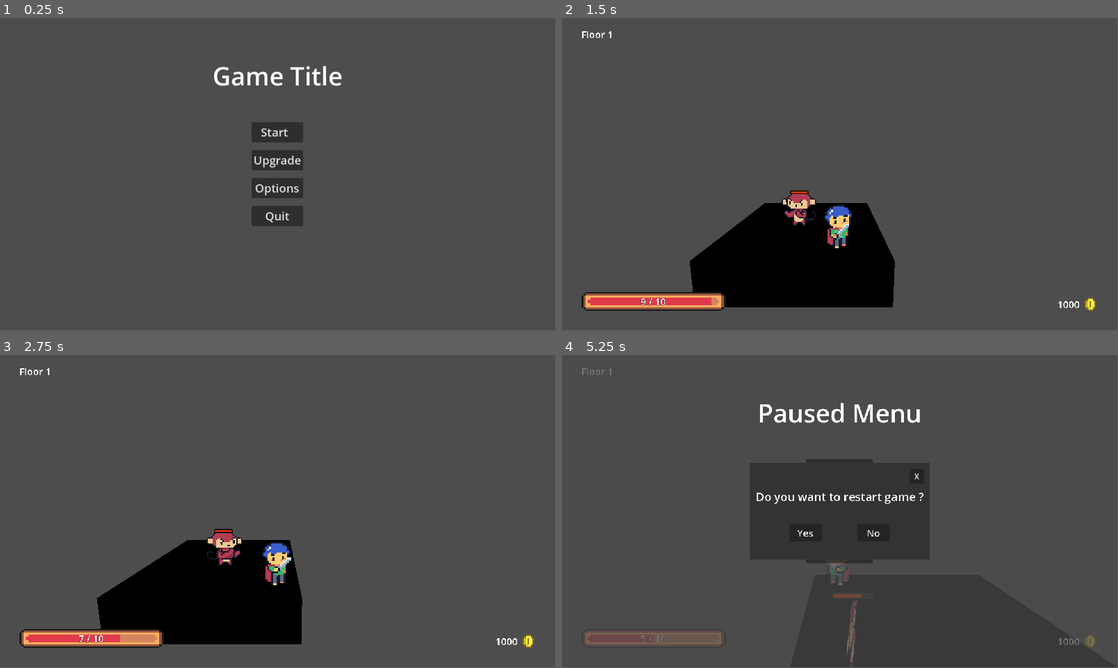
Above: before the commit, frames 1-4 (two rows, left to right).
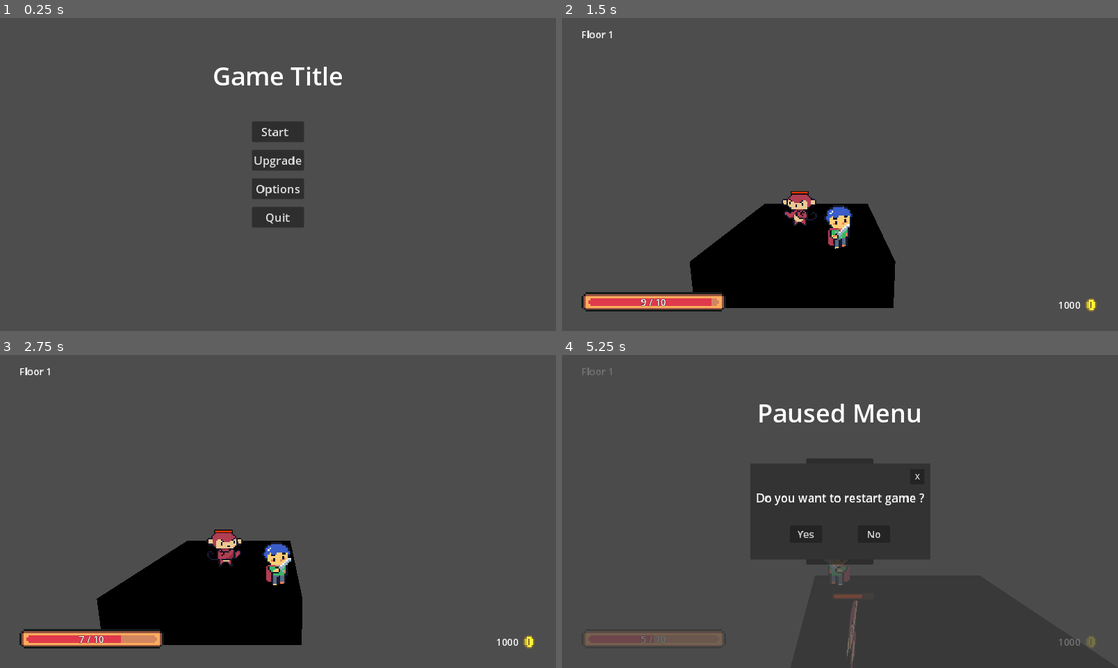
Above: after the commit, the same moments.

Repository: ArtMuchimuchi/FinalProject
Game: Godot game, scene res://user_interface/menu/main_menu/main_menu.tscn
The game is run twice, just before and just after one commit, with the same random seed, the same clock (stepped at 60 frames per second) and the same inputs. The project has no main scene, so this scene is started directly. The engine's default icon, where the game draws it, is replaced by a stand-in: a white triangle on a blue panel in a dark square. Sound files missing from this copy of the repository are replaced by a short silence.
Inputs (mouse positions are in pixels of both pictures, inside the frame that each line leads up to):
- Up to frame 1 (0.25 s): no input
- Up to frame 2 (1.5 s): click "Start" at 0.5 s; move the mouse to (962, 158) at 1.27 s; hold Right (move_right) from 1.28 s (still down); tap Shift (dash) at 1.35 s; click (962, 158) at 1.42 s
- Up to frame 3 (2.75 s): move the mouse to (166, 527) at 2.02 s; release Right (move_right) at 2.03 s; hold Down (move_back) from 2.03 s (still down); tap Z (melee_attack) at 2.1 s
- Up to frame 4 (5.25 s): move the mouse to (895, 442) at 2.77 s; release Down (move_back) at 2.78 s; hold Right (move_right) 2.78-3.53 s; tap X (range_attack) at 2.85 s; move the mouse to (812, 574) at 3.52 s; hold Up (move_forward) 3.53-4.28 s; tap Shift (dash) at 3.6 s; click (812, 574) at 3.67 s; move the mouse to (1006, 558) at 4.27 s; hold Left (move_left) 4.28-5 s; tap Z (melee_attack) at 4.35 s; tap Escape (pause) at 4.9 s; click "Restart" at 5 s
In our replay, the window is 799x449 before the commit and 800x450 after it. These sizes can differ from the game's own. Grey fills any space a smaller window leaves; there, only what the larger window draws over its background counts as a difference.

The runs differ from the first frame. In frame 1, 0.7% of the frame differs, in the area x 38-62%, y 15-67%; in frame 2, 0.9%; in frame 3, 0.9%; in frame 4, 1.3%, in the area x 3-96%, y 4-100%.

Commit message:
Add reward manager
- Add reward manager script for manage exp gain and level up so that player can select buff
- Add reward manager to autoload and change window to stretch keep width (expand game screen properly)

Diff:
--- a/project.godot
+++ b/project.godot
@@ -23,6 +23,12 @@
 DictionaryKey="*res://utils/constant/dictionary_key.gd"
 SoundEffectManager="*res://utils/sound_manager/sound_effect_manager/sound_effect_manager.gd"
 BackgroundMusicManager="*res://utils/sound_manager/background_music_manager/background_music_manager.tscn"
+RewardManager="*res://utils/reward_manager/reward_manager.gd"
+
+[display]
+
+window/stretch/mode="canvas_items"
+window/stretch/aspect="keep_width"
 
 [dotnet]
 
--- /dev/null
+++ b/utils/reward_manager/reward_manager.gd
@@ -0,0 +1,72 @@
+extends Node
+
+# Exp reward
+var currentLevel : int = 0
+var currentEXP : int = 0
+var roomNode : Node
+var isRewarding : bool = false
+var rewardStack : int = 0
+var nextLevelEXP : int
+# Coin reward
+var currentCoin : int
+
+signal expIncreased(currentEXP : int ,nextLevelExp : int ,currentLevel : int)
+
+func setRoomNode(currentRoomNode : Node):
+	roomNode = currentRoomNode
+
+
+func increaseExp(expAmount:int):
+	currentEXP += expAmount
+	checkLevelUp()
+
+func getNextLevelExp():
+	nextLevelEXP = 15 * (currentLevel + 1)
+	return nextLevelEXP
+
+# Check if player level uo
+func checkLevelUp():
+	# Update exp bar in hud for both current level and  exp
+	expIncreased.emit(currentEXP,getNextLevelExp(),currentLevel)
+	# Check if current exp enough to level up
+	if currentEXP >= nextLevelEXP:
+		var differenceOfEXP = currentEXP - nextLevelEXP
+		currentEXP = differenceOfEXP
+		currentLevel += 1
+		# If player level up but buff selection doesn't show yet, add buff selection
+		if isRewarding == false:
+			getLevelUpReward()
+		# If level up more than one level then add level up stack, so player can select another buff selection
+		else:
+			rewardStack += 1
+			checkLevelUp()
+	# Check if player have level up stack and buff selection doesn't show yet, add buff selection
+	if isRewarding == false && rewardStack > 0:
+		getLevelUpReward()
+
+# Add buff selection window and add another one if player have level up stack
+func getLevelUpReward():
+	var buffSelectionScene = preload("res://user_interface/menu/buff_selection_menu/buff_selection_menu.tscn")
+	var buffSelectionInstance = buffSelectionScene.instantiate()
+	var canvasLayerNode = roomNode.get_node("CanvasLayer")
+	canvasLayerNode.add_child(buffSelectionInstance)
+	# When buff selection menu is showing, set reward state to true
+	isRewarding = true
+	# Pause game when buff selection menu is showing
+	get_tree().paused = true
+	# Await until player pressed select buff
+	await  buffSelectionInstance.tree_exited
+	# After buff selection menu dissappear, set reward state to false
+	isRewarding = false
+	# Loop to check if player currently have reward stack and buff selection menu doesn't show
+	while rewardStack > 0  && isRewarding == false:
+		# If have reward stack, check if player still have exp to level up again
+		checkLevelUp()
+		rewardStack -= 1
+	# Unpause when player don't have anymore level up and reward state is false
+	if rewardStack == 0  && isRewarding == false:
+		unPauseRoom()
+
+# Un pause
+func unPauseRoom():
+	get_tree().paused = false
